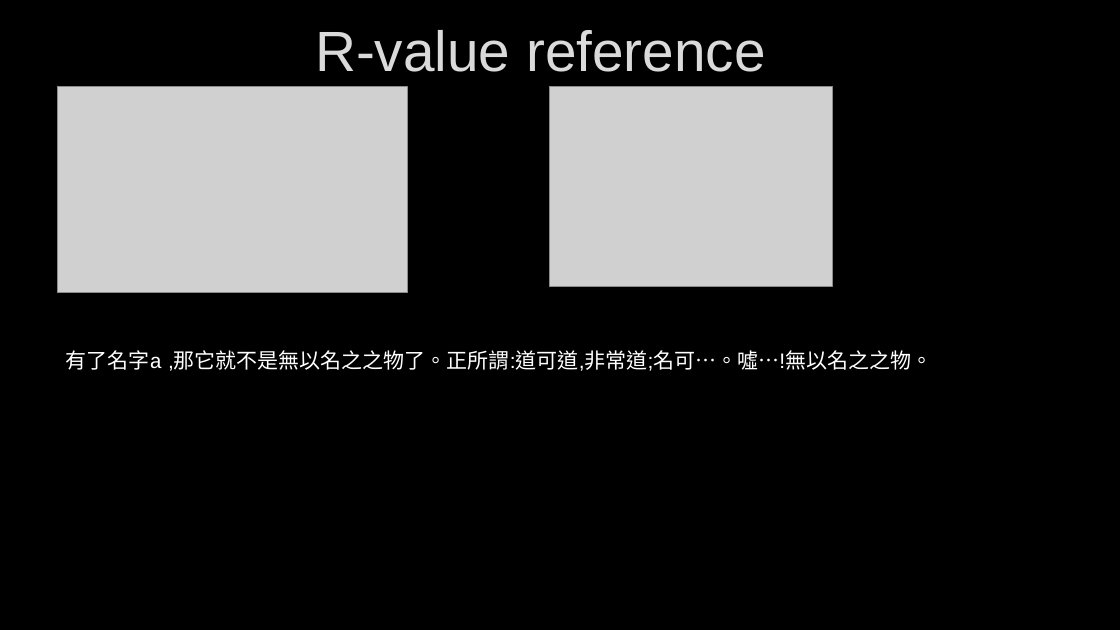
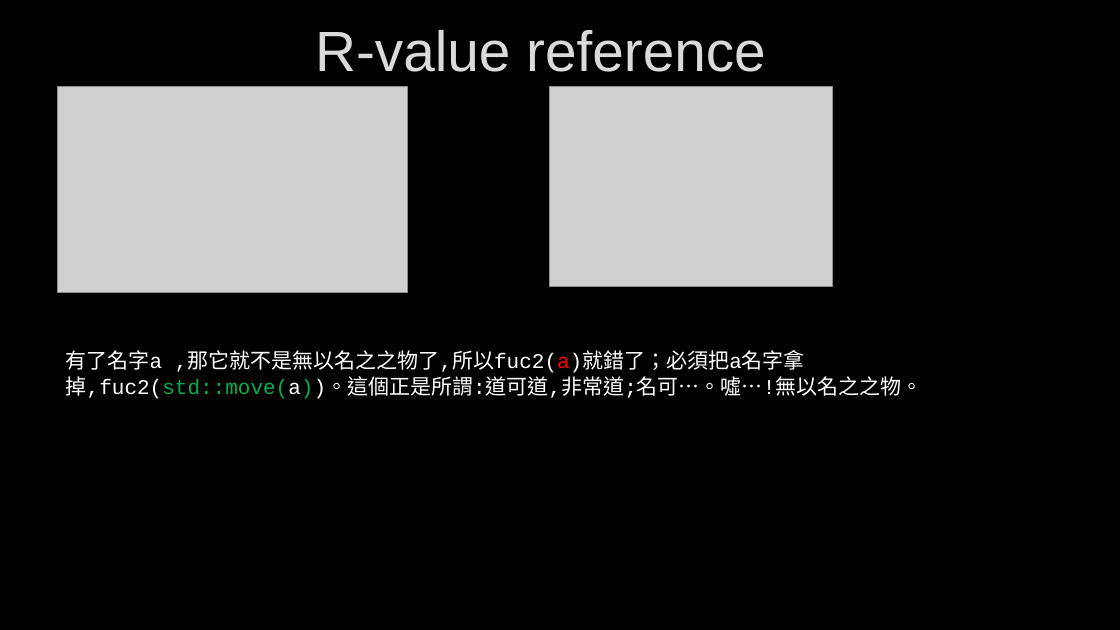
Before and after one commit to jjlee9/MyCapture, a slide deck: slide 16 of JJ's C++ notes.pptx. Drawn at 1120x630 pixels with LibreOffice and Linux fonts; fonts in the diff are those of the drawing; grey boxes stand for pictures; background and template pictures are left out. Boxes give left, top, right and bottom in pixels: in the first picture for what was removed or moved away, otherwise in the second. Text is boxed around its words. In the diff, an @@ line names an element or a change of style, - is before the commit and + after.

```diff
--- a/JJ's C++ notes.pptx
+++ b/JJ's C++ notes.pptx
@@ text at (66, 350, 923, 399): text changed; font Arial to Courier New @@
-有了名字a ,那它就不是無以名之之物了。正所謂:道可道,非常道;名可…。噓…!無以名之之物。
+有了名字a ,那它就不是無以名之之物了,所以fuc2(a)就錯了；必須把a名字拿掉,fuc2(std::move(a))。這個正是所謂:道可道,非常道;名可…。噓…!無以名之之物。
```
Also in this commit, not shown: 2 other slides changed, 2 slides added, 2 slides removed.
